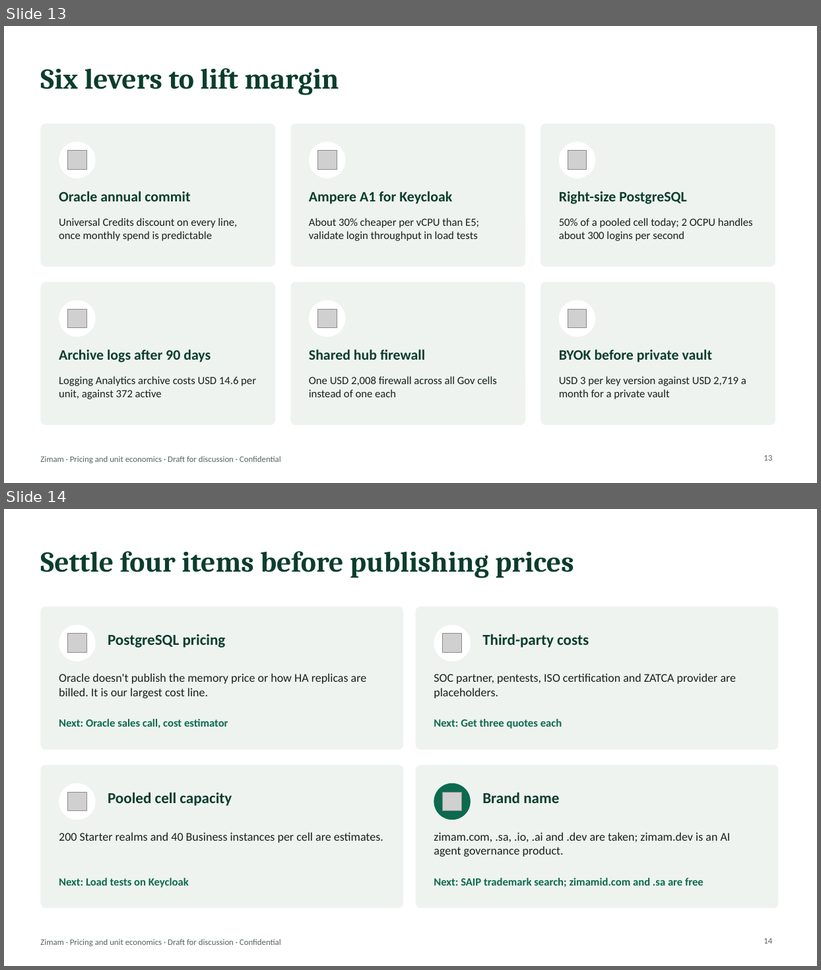
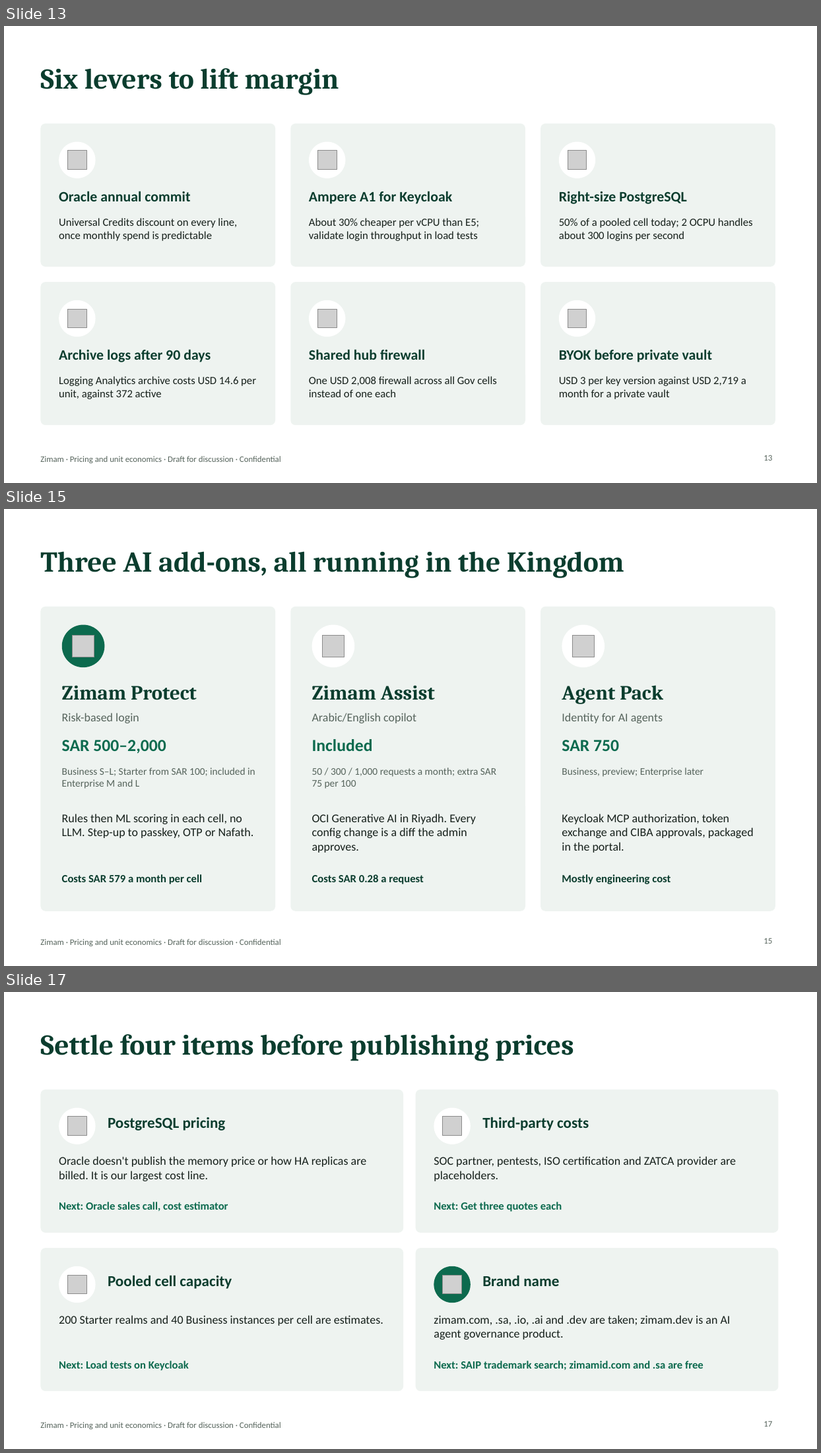
Before and after one commit to AhmedAssaf/zimam, a slide deck: docs/commercial/zimam-pricing-deck.pptx. Shown one above the other, each under a label of ours: slides 13 and 14 before the commit, slides 13, 15 and 17 after it; the slides between them are not shown. The pictures are 821x970 and 821x1453 pixels, drawn with LibreOffice and Linux fonts; fonts in the diff are those of the drawing; grey boxes stand for pictures. Boxes give left, top, right and bottom in pixels: in the first picture for what was removed or moved away, otherwise in the second. Text is boxed around its words. In the diff, an @@ line names an element or a change of style, - is before the commit and + after.

Commit message:
Add AI add-ons to cost model, pricing deck and component diagram
cost_model.py now models Zimam Protect per cell, Assist per request,
the self-hosted GPU break-even and the AI add-on price book. Enterprise
S takes Protect as an add-on to keep margin above 55%; extra Assist
requests move to SAR 75 per 100. The deck gains an AI section (three
slides) and the component diagram an AI zone and cost tables, all
generated from the model. AI strategy and costs HLD updated to match.

```diff
--- a/docs/commercial/zimam-pricing-deck.pptx
+++ b/docs/commercial/zimam-pricing-deck.pptx
@@ slide 15 added at (4, 509, 817, 966), background #FFFFFF; not listed: 1 template element that a slide beside it also shows @@
@@ title added at (40, 551, 624, 578), 34 pt, text #0B3D2E, bold @@
+Three AI add-ons, all running in the Kingdom
@@ rounded rectangle added at (40, 607, 275, 912), fill #EEF3F0 @@
@@ rounded rectangle added at (290, 607, 525, 912), fill #EEF3F0 @@
@@ rounded rectangle added at (541, 607, 776, 912), fill #EEF3F0 @@
@@ ellipse added at (62, 625, 104, 667), fill #0C6A4E @@
@@ ellipse added at (312, 625, 354, 667), fill #FFFFFF @@
@@ ellipse added at (562, 625, 605, 667), fill #FFFFFF @@
@@ picture added at (73, 635, 94, 657) @@
@@ picture added at (322, 635, 345, 657) @@
@@ picture added at (572, 635, 595, 657) @@
@@ text added at (62, 685, 197, 700), 24 pt, text #0B3D2E, bold @@
+Zimam Protect
@@ text added at (312, 685, 435, 700), 24 pt, text #0B3D2E, bold @@
+Zimam Assist
@@ text added at (562, 685, 663, 704), 24 pt, text #0B3D2E, bold @@
+Agent Pack
@@ text added at (62, 713, 139, 723), 14 pt, text #56645C @@
+Risk-based login
@@ text added at (312, 713, 416, 723), 14 pt, text #56645C @@
+Arabic/English copilot
@@ text added at (562, 713, 663, 723), 14 pt, text #56645C @@
+Identity for AI agents
@@ text added at (62, 740, 166, 754), 20 pt, text #0C6A4E, bold @@
+SAR 500–2,000
@@ text added at (312, 739, 373, 751), 20 pt, text #0C6A4E, bold @@
+Included
@@ text added at (562, 740, 619, 751), 20 pt, text #0C6A4E, bold @@
+SAR 750
@@ text added at (62, 768, 255, 789), 12 pt, text #56645C @@
+Business S–L; Starter from SAR 100; included in Enterprise M and L
@@ text added at (312, 768, 496, 789), 12 pt, text #56645C @@
+50 / 300 / 1,000 requests a month; extra SAR 75 per 100
@@ text added at (562, 768, 704, 777), 12 pt, text #56645C @@
+Business, preview; Enterprise later
@@ text added at (62, 814, 254, 838), 14 pt, text #16201B @@
+Rules then ML scoring in each cell, no LLM. Step-up to passkey, OTP or Nafath.
@@ text added at (312, 814, 476, 853), 14 pt, text #16201B @@
+OCI Generative AI in Riyadh. Every config change is a diff the admin approves.
@@ text added at (562, 814, 754, 853), 14 pt, text #16201B @@
+Keycloak MCP authorization, token exchange and CIBA approvals, packaged in the portal.
@@ text added at (62, 875, 203, 885), 13 pt, text #0B3D2E, bold @@
+Costs SAR 579 a month per cell
@@ text added at (312, 875, 424, 885), 13 pt, text #0B3D2E, bold @@
+Costs SAR 0.28 a request
@@ text added at (562, 875, 671, 885), 13 pt, text #0B3D2E, bold @@
+Mostly engineering cost
@@ page number added at (764, 939, 772, 944), 10 pt, text #56645C @@
+15
@@ what was slide 14 is now slide 17 @@
@@ page number at (764, 1422, 772, 1427): text changed @@
-14
+17
```
Also in this commit, not shown: 2 other slides added, 8 other files.
